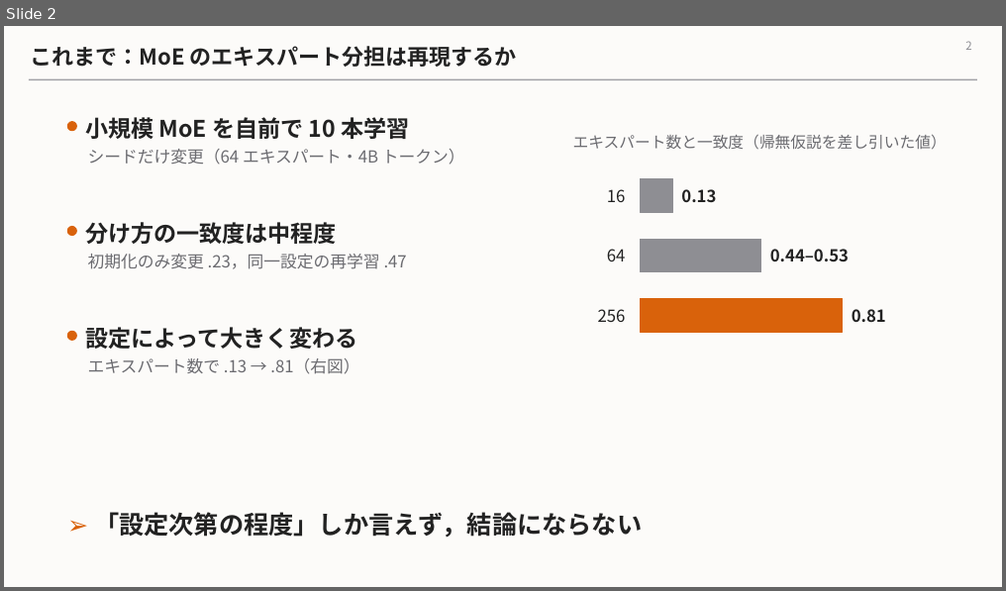
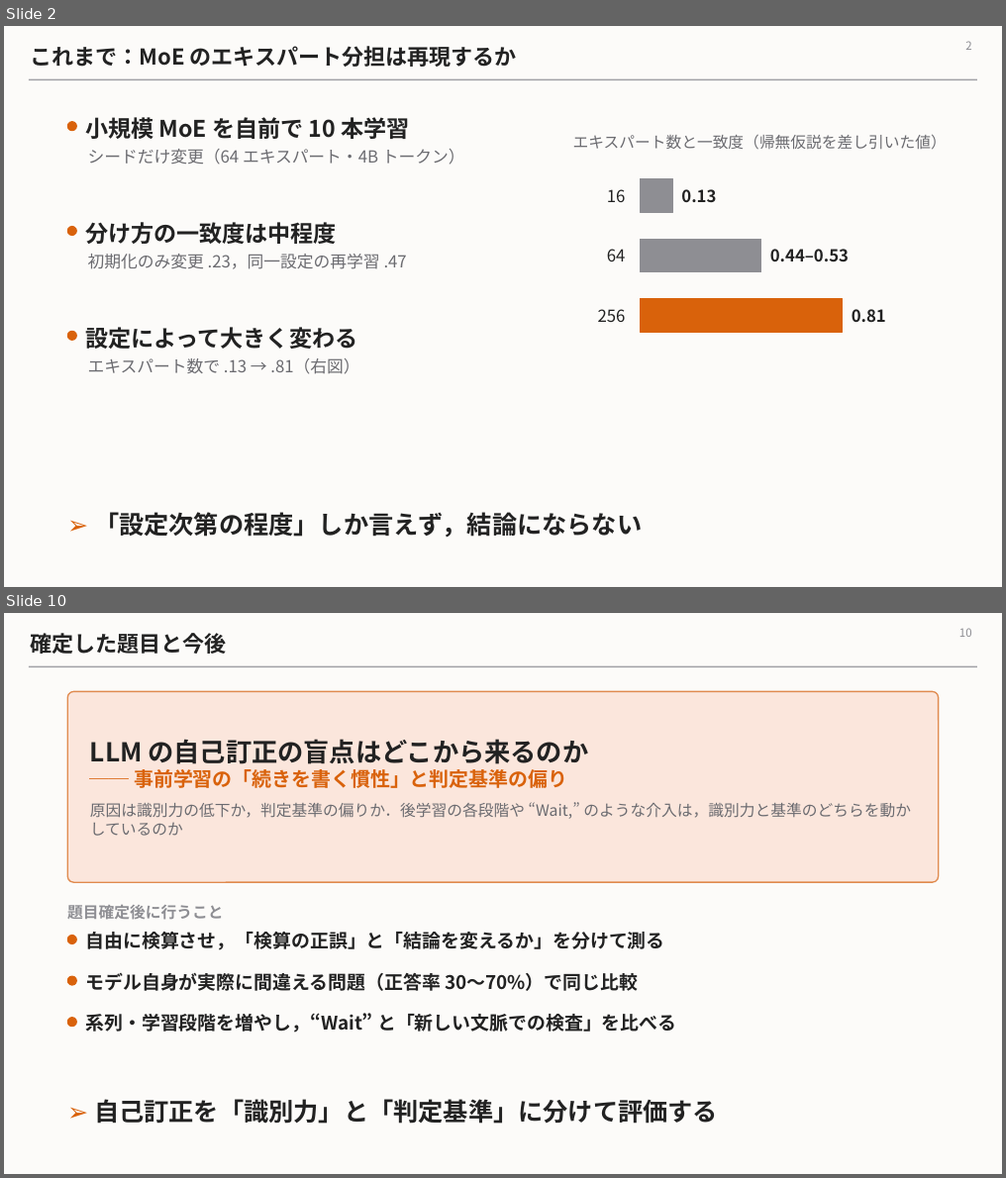
Before and after one commit to Nhckdvrl/ssn-group-papaer, a slide deck: workbench/mechanism-population-dynamics/zemi_2026-11.pptx. Shown one above the other, each under a label of ours: slide 2 before the commit, slides 2 and 10 after it; the slides between them are not shown. The pictures are 1006x591 and 1006x1178 pixels, drawn with LibreOffice and Linux fonts; fonts in the diff are those of the drawing. Boxes give left, top, right and bottom in pixels: in the first picture for what was removed or moved away, otherwise in the second. Text is boxed around its words. In the diff, an @@ line names an element or a change of style, - is before the commit and + after.

```diff
--- a/workbench/mechanism-population-dynamics/zemi_2026-11.pptx
+++ b/workbench/mechanism-population-dynamics/zemi_2026-11.pptx
@@ slide 10 added at box(4, 613, 1002, 1174), background #FCFBF9; not listed: 1 template element that a slide beside it also shows @@
@@ title added at box(30, 633, 226, 654), 21 pt, text #222222, bold @@
+確定した題目と今後
@@ page number added at box(959, 628, 972, 637), 11 pt, text #8E8E93 @@
+10
@@ rounded rectangle added at box(67, 691, 939, 882), fill #FBE6DC, outline #E08A4E 1.25 pt @@
@@ text added at box(90, 739, 911, 836), 15 pt, text #6B6B70 @@
+LLM の自己訂正の盲点はどこから来るのか
+── 事前学習の「続きを書く慣性」と判定基準の偏り
+原因は識別力の低下か，判定基準の偏りか．後学習の各段階や “Wait,” のような介入は，識別力と基準のどちらを動かしているのか
@@ text added at box(67, 905, 223, 920), 15 pt, text #8E8E93, bold @@
+題目確定後に行うこと
@@ ellipse added at box(67, 935, 76, 944), fill #D9620B, outline #D9620B 1 pt @@
@@ text added at box(85, 932, 664, 951), 18 pt, text #222222, bold @@
+自由に検算させ，「検算の正誤」と「結論を変えるか」を分けて測る
@@ ellipse added at box(67, 977, 76, 986), fill #D9620B, outline #D9620B 1 pt @@
@@ text added at box(85, 973, 638, 991), 18 pt, text #222222, bold @@
+モデル自身が実際に間違える問題（正答率 30〜70%）で同じ比較
@@ ellipse added at box(67, 1018, 76, 1027), fill #D9620B, outline #D9620B 1 pt @@
@@ text added at box(85, 1013, 676, 1033), 18 pt, text #222222, bold @@
+系列・学習段階を増やし，“Wait” と「新しい文脈での検査」を比べる
@@ text added at box(94, 1099, 718, 1124), 24 pt, text #222222, bold @@
+➢ 自己訂正を「識別力」と「判定基準」に分けて評価する
```
Also in this commit, not shown: 1 slide changed, 6 other slides added, 6 slides removed.
